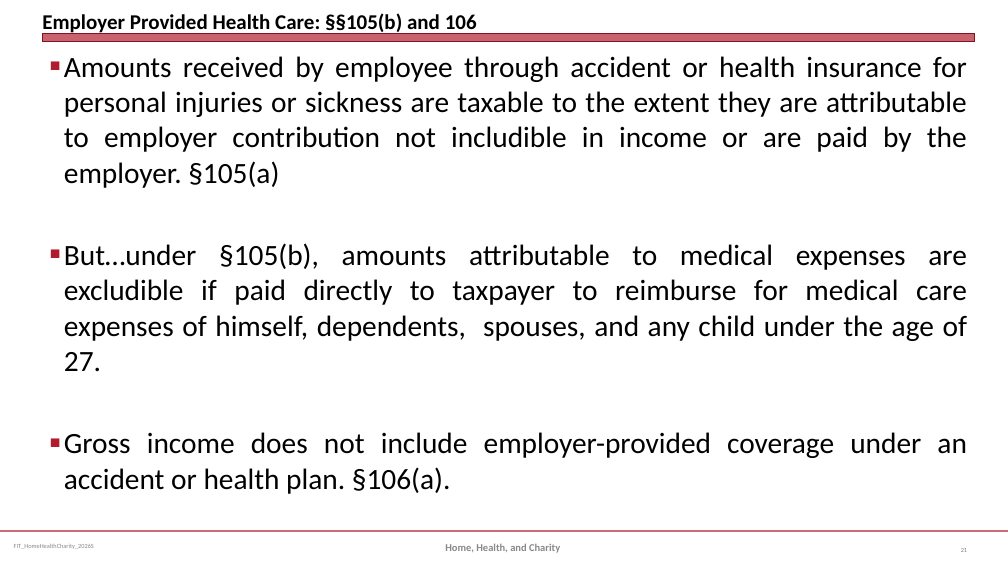
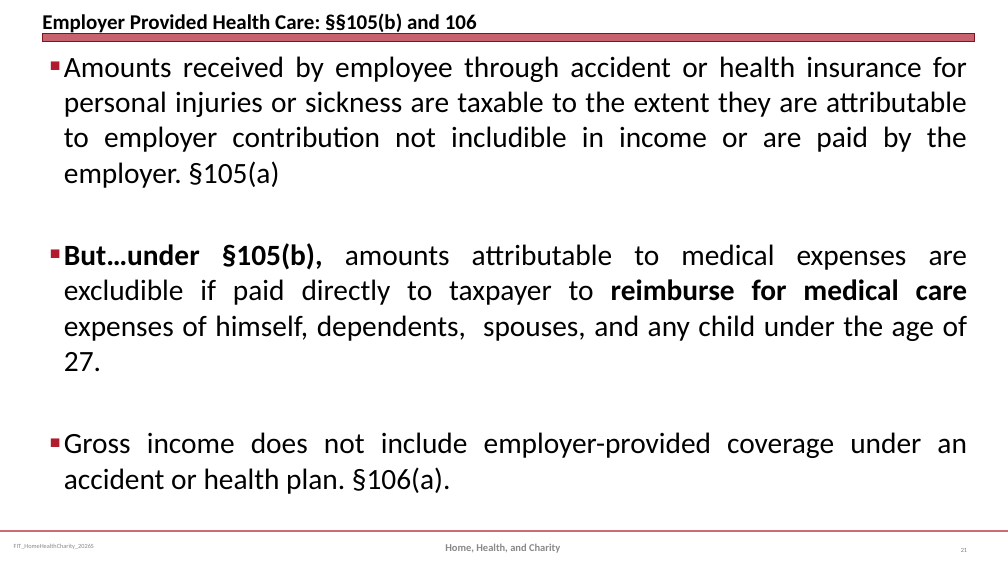
Before and after one commit to jmc877/Fed-Income-Tax, a slide deck: slide 21 of slides/FIT_HomeHealthCharity_2026S.pptx. Drawn at 1008x567 pixels with LibreOffice and Linux fonts; fonts in the diff are those of the drawing. Boxes give left, top, right and bottom in pixels: in the first picture for what was removed or moved away, otherwise in the second. Text is boxed around its words. In the diff, an @@ line names an element or a change of style, - is before the commit and + after.

```diff
--- a/slides/FIT_HomeHealthCharity_2026S.pptx
+++ b/slides/FIT_HomeHealthCharity_2026S.pptx
@@ text at box(64, 243, 968, 371): bold on in "But…under §105(b), reimburse for medical care" @@
```
Also in this commit, not shown: 5 other slides changed, 2 other files.
